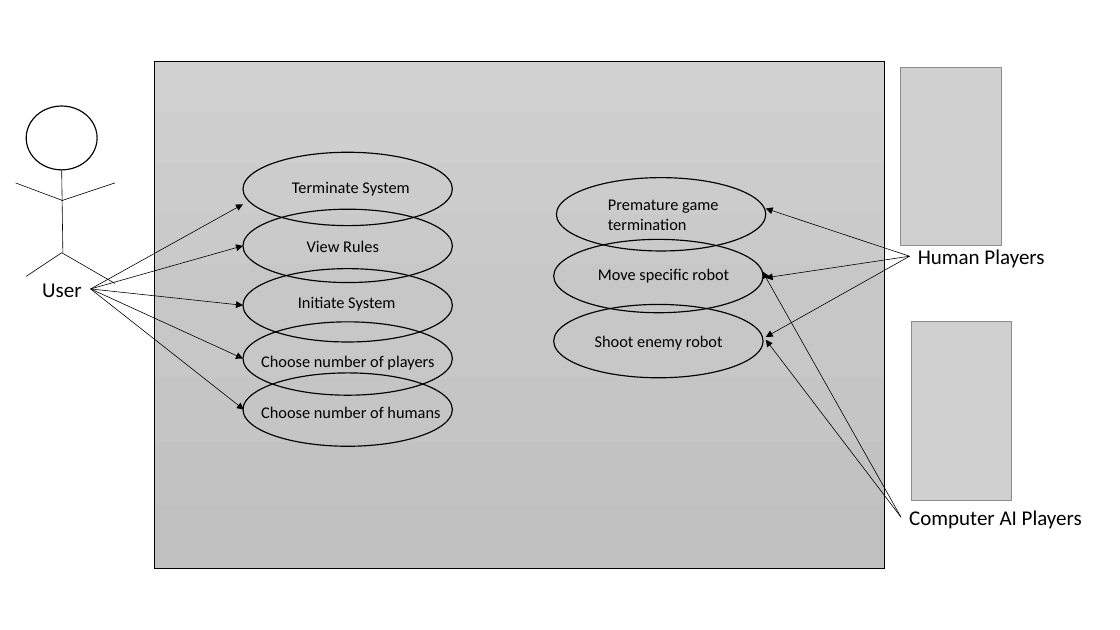
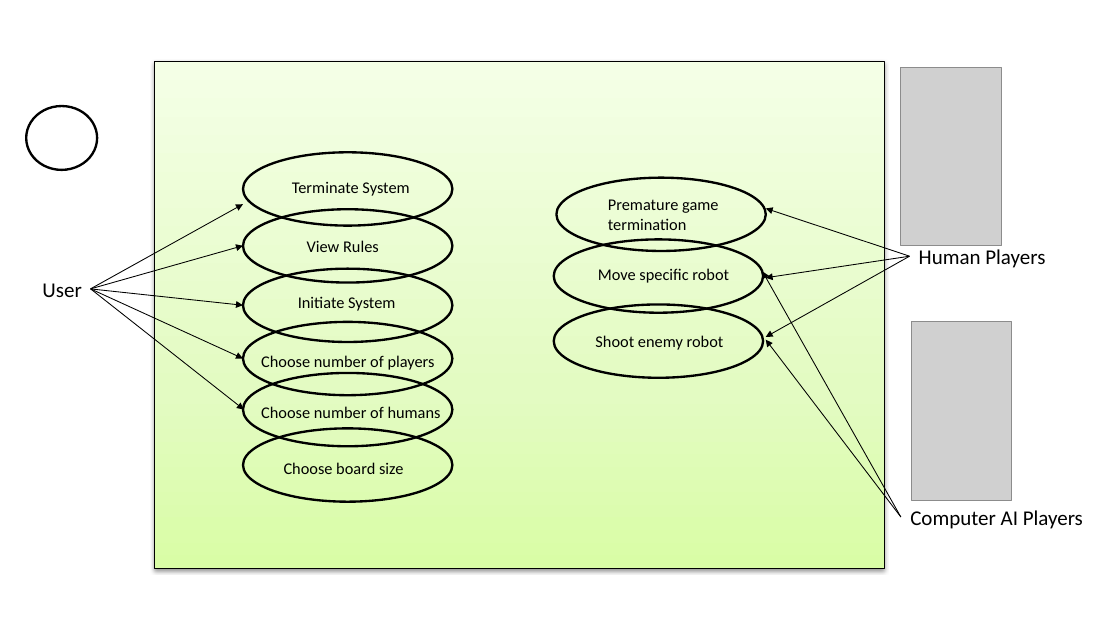
Before and after one commit to LucrativeHippo/BattleBots, a slide deck: slide 1 of doc/requiremnetsPics.pptx. Drawn at 1120x630 pixels with LibreOffice and Linux fonts; fonts in the diff are those of the drawing; grey boxes stand for pictures. Boxes give left, top, right and bottom in pixels: in the first picture for what was removed or moved away, otherwise in the second. Text is boxed around its words. In the diff, an @@ line names an element or a change of style, - is before the commit and + after.

```diff
--- a/doc/requiremnetsPics.pptx
+++ b/doc/requiremnetsPics.pptx
@@ rectangle at (155, 62, 885, 569): fill gradient #D2D2D2 to #C8C8C8 to #C0C0C0 to gradient #DAFDA7 to #E4FCC2 to #F5FFE7; outline #000000 0.5 pt to #000000 0.75 pt; shadow on @@
@@ outline #000000 1 pt to #000000 2 pt in 9 elements at (243, 269, 452, 342), (243, 322, 452, 395), (243, 373, 452, 446), (243, 209, 452, 282), (243, 152, 452, 225), (554, 239, 763, 313), (554, 304, 763, 377), (556, 177, 765, 250), (26, 106, 97, 170) @@
@@ line removed from (61, 170) to (63, 253) @@
@@ line removed from (63, 201) to (16, 183) @@
@@ line removed from (61, 201) to (115, 183) @@
@@ arrow (91, 289) - (243, 204): stroke #000000 0.5 pt to #000000 0.75 pt @@
@@ arrow (910, 256) - (766, 208): stroke #000000 0.5 pt to #000000 0.75 pt @@
@@ line removed from (61, 253) to (26, 276) @@
@@ line removed from (61, 253) to (115, 283) @@
@@ arrow (91, 289) - (243, 246): stroke #000000 0.5 pt to #000000 0.75 pt @@
@@ arrow (910, 256) - (766, 278): stroke #000000 0.5 pt to #000000 0.75 pt @@
@@ arrow (910, 256) - (766, 337): stroke #000000 0.5 pt to #000000 0.75 pt @@
@@ arrow (91, 289) - (243, 305): stroke #000000 0.5 pt to #000000 0.75 pt @@
@@ arrow (91, 289) - (243, 359): stroke #000000 0.5 pt to #000000 0.75 pt @@
@@ arrow (91, 289) - (244, 410): stroke #000000 0.5 pt to #000000 0.75 pt @@
@@ arrow (901, 518) - (763, 271): stroke #000000 0.5 pt to #000000 0.75 pt @@
@@ arrow (902, 518) - (766, 339): stroke #000000 0.5 pt to #000000 0.75 pt @@
@@ ellipse added at (243, 429, 452, 502), outline #000000 2 pt @@
@@ text added at (284, 462, 403, 474), 14 pt, text #000000 @@
+Choose board size
```
Also in this commit, not shown: 4 other slides changed, 1 other file.
